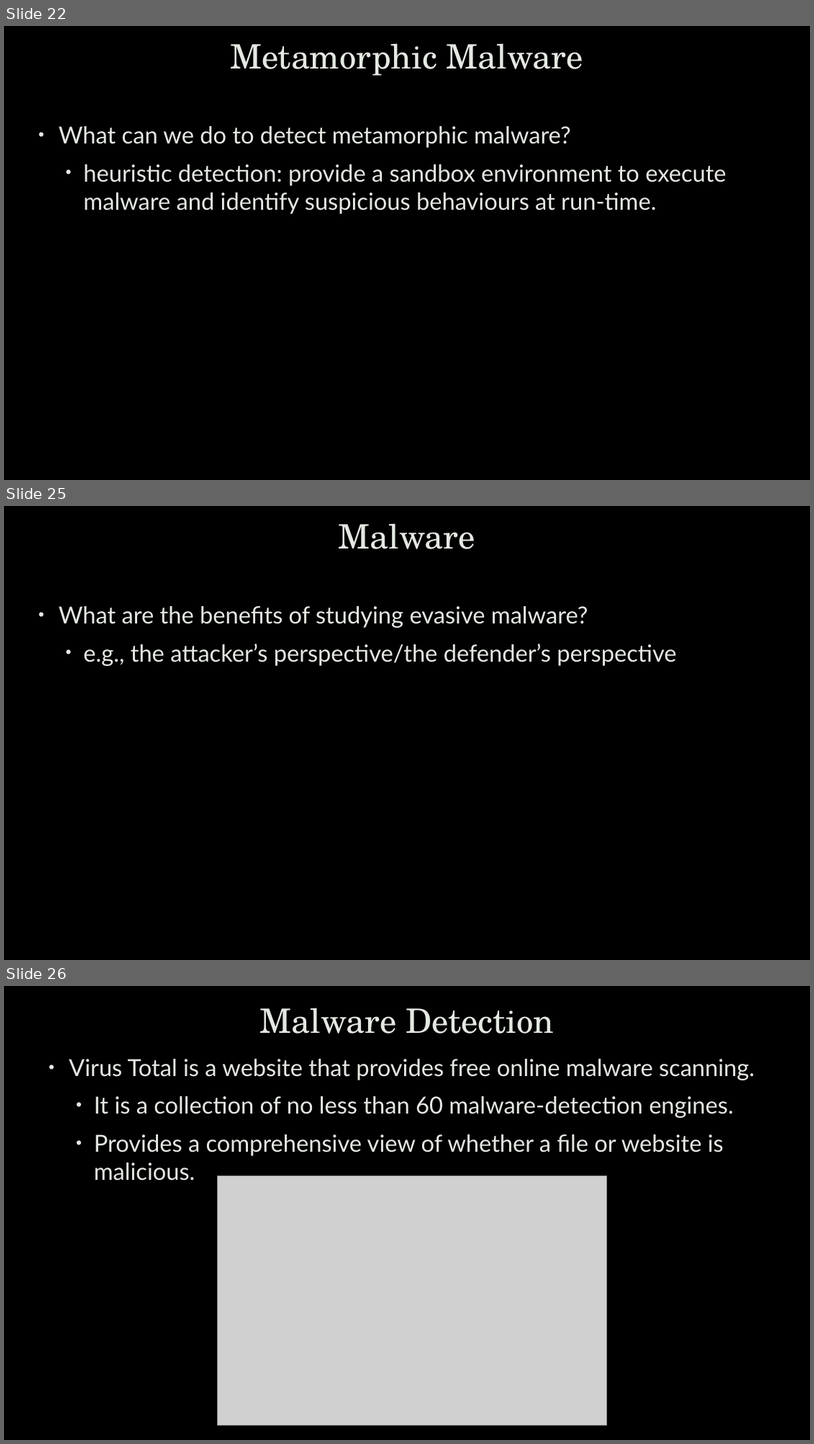
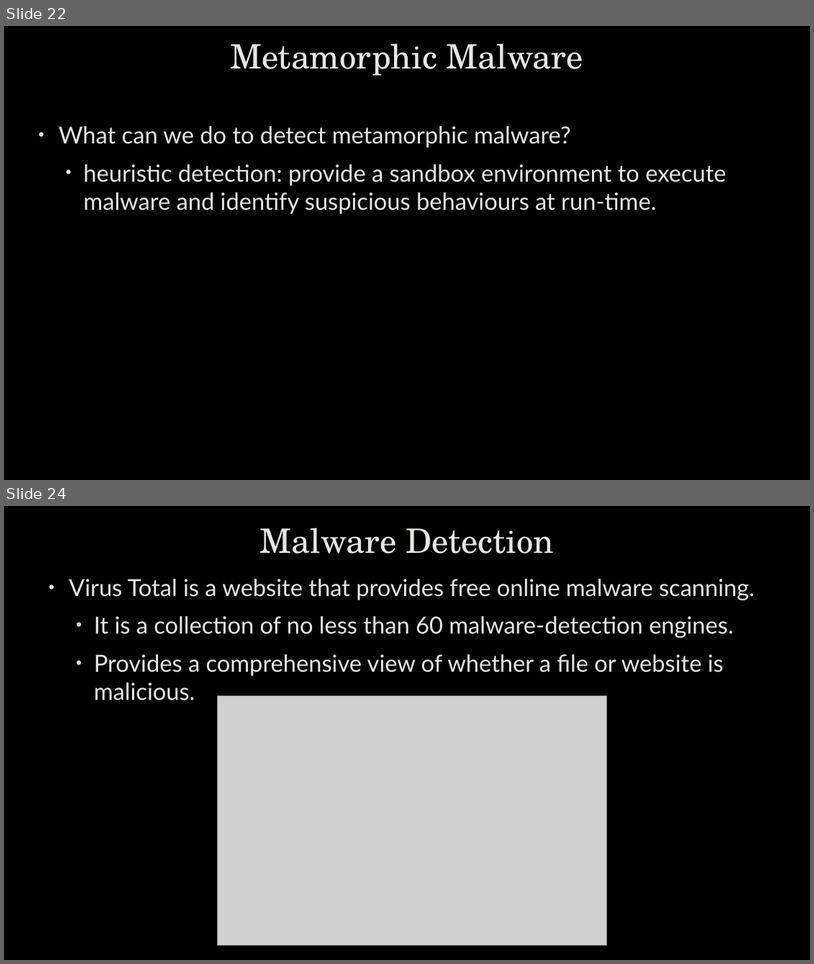
Before and after one commit to robert-mcknight/citx1003, a slide deck: cits1003-lecture_slides/CITS1003-5 Threats - exercises.pptx. Shown one above the other, each under a label of ours: slides 22, 25 and 26 before the commit, slides 22 and 24 after it; the slides between them are not shown. The pictures are 814x1444 and 814x964 pixels, drawn with LibreOffice and Linux fonts; fonts in the diff are those of the drawing; grey boxes stand for pictures; background and template pictures are left out. Boxes give left, top, right and bottom in pixels: in the first picture for what was removed or moved away, otherwise in the second. Text is boxed around its words. In the diff, an @@ line names an element or a change of style, - is before the commit and + after.

```diff
--- a/cits1003-lecture_slides/CITS1003-5 Threats - exercises.pptx
+++ b/cits1003-lecture_slides/CITS1003-5 Threats - exercises.pptx
@@ slide 25 removed at (4,506,810,960), background picture (left out) @@
@@ title removed at (339,523,476,549) @@
-Malware
@@ text removed at (59,606,676,666) @@
-• What are the benefits of studying evasive malware?
-  • e.g., the attacker’s perspective/the defender’s perspective
@@ what was slide 26 is now slide 24 @@
```
Also in this commit, not shown: 2 slides changed, 10 other slides removed, 7 other files.
